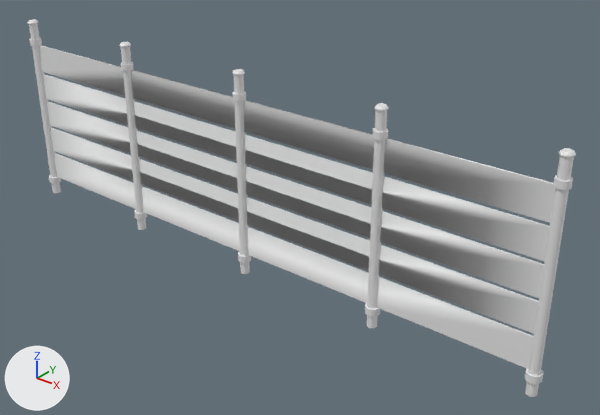
The FBX model Assets/Models/Modular Kit/Set Dressing/Fence_A.fbx, before and after one commit.
Both versions are drawn from a camera (50 mm lens) standing at (13.09, -8.67, 6.89) and looking at (5.83, 0.4, 1.27). Lighting does not change. The marker at lower left points along +X, +Y and +Z. Where no turn or scale is listed for an object, it has been applied to the vertices. Vertices at the same position are counted once.
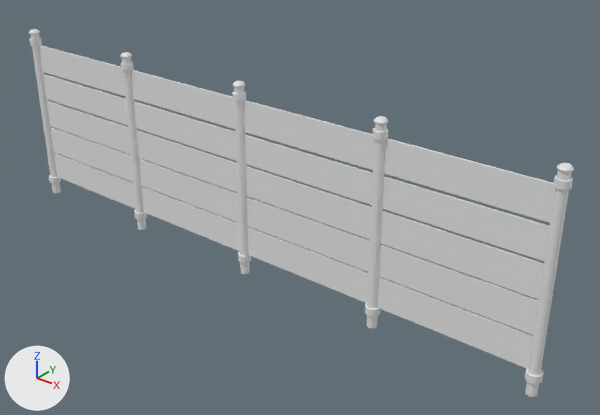
Location of each change, (x1, y1, x2, y2) in pixels of the pictures (600 x 415 px):
```json
{"object": "Cylinder.004", "change": "reshaped", "before": [28, 19, 576, 397], "after": [29, 29, 574, 397]}
{"part": 1, "of": "me_cylinder_007", "change": "rebuilt", "before": [47, 101, 544, 298], "after": [46, 101, 544, 300]}
{"part": 2, "of": "me_cylinder_007", "change": "cut back", "before": [50, 128, 538, 334], "after": [50, 128, 538, 335]}
{"part": 3, "of": "me_cylinder_006", "change": "cut back", "before": [28, 19, 576, 181], "after": [29, 29, 574, 181]}
```

Edits to the scene script, one JSON object a line:
```json
{"block": "me_cylinder_007", "where": "# used by ob_cylinder_005; location = (0.0, 0.0, 0.0)"}
{"op": "remove", "block": "me_cylinder_007", "code": "me_cylinder_007.from_pydata(...)  # 100 vertices, 105 faces; spans x 0.0..10.0, y 0.0..0.03, z 0.34..2.95"}
{"op": "add", "block": "me_cylinder_007", "code": "me_cylinder_007.from_pydata(...)  # 100 vertices, 80 faces; spans x 0.0..10.0, y 0.0..0.03, z 0.34..2.95"}
{"block": "me_cylinder_007", "change": "me_cylinder_007 part 1: the loose piece of 20 vertices spanning x 0.0..10.0, y 0.0..0.03, z 1.41..1.88 is rebuilt with 20 vertices and now spans x 0.0..10.0, y 0.0..0.03, z 1.39..1.89"}
{"block": "me_cylinder_007", "change": "me_cylinder_007 part 2"}
{"block": "me_cylinder_007", "change": "20 faces are deleted"}
{"block": "me_cylinder_007", "change": "10 vertices in x 0.0..10.0, y 0.0..0.03, z 0.89 move by (0.0, 0.0, -0.02)"}
{"block": "me_cylinder_006", "where": "# used by ob_cylinder_004; location = (0.0, 0.0, 0.0)"}
{"op": "remove", "block": "me_cylinder_006", "code": "me_cylinder_006.from_pydata(...)  # 840 vertices, 790 faces; spans x -0.11..10.11, y -0.11..0.11, z 0.0..3.4"}
{"op": "add", "block": "me_cylinder_006", "code": "me_cylinder_006.from_pydata(...)  # 840 vertices, 785 faces; spans x -0.11..10.11, y -0.11..0.11, z 0.0..3.22"}
{"block": "me_cylinder_006", "change": "me_cylinder_006 part 3"}
{"block": "me_cylinder_006", "change": "5 faces are deleted"}
{"block": "me_cylinder_006", "change": "300 vertices in x -0.09..10.09, y -0.09..0.09, z 3.35..3.4 move by (0.0, 0.0, -0.18)"}
```
